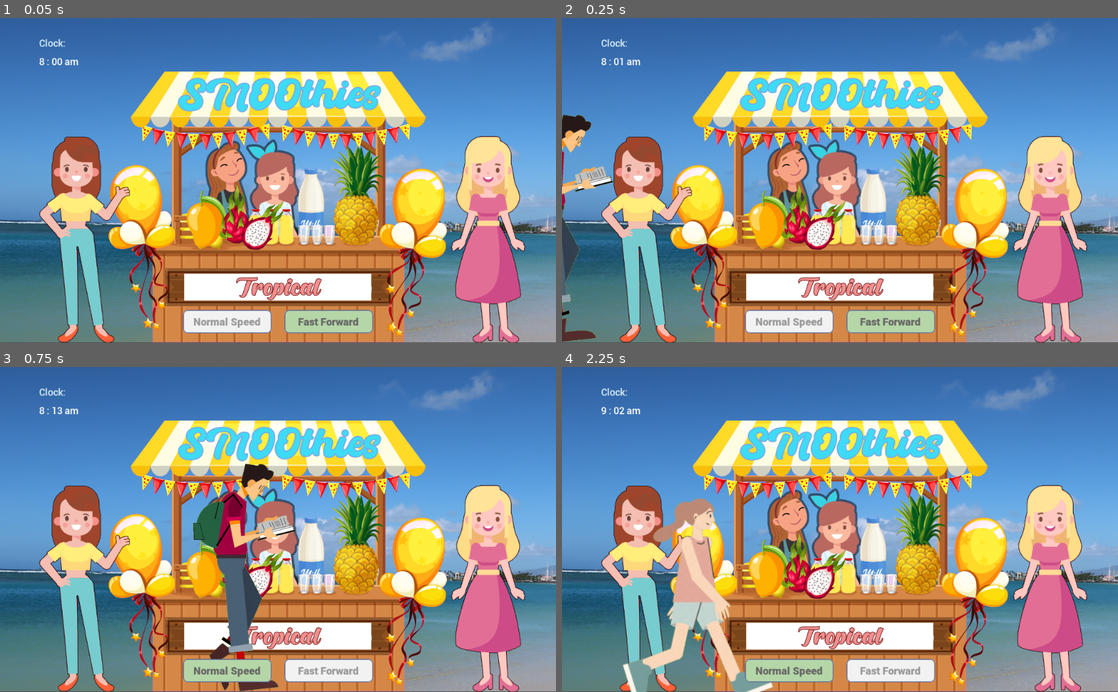
Above: before the commit, frames 1-4 (two rows, left to right).
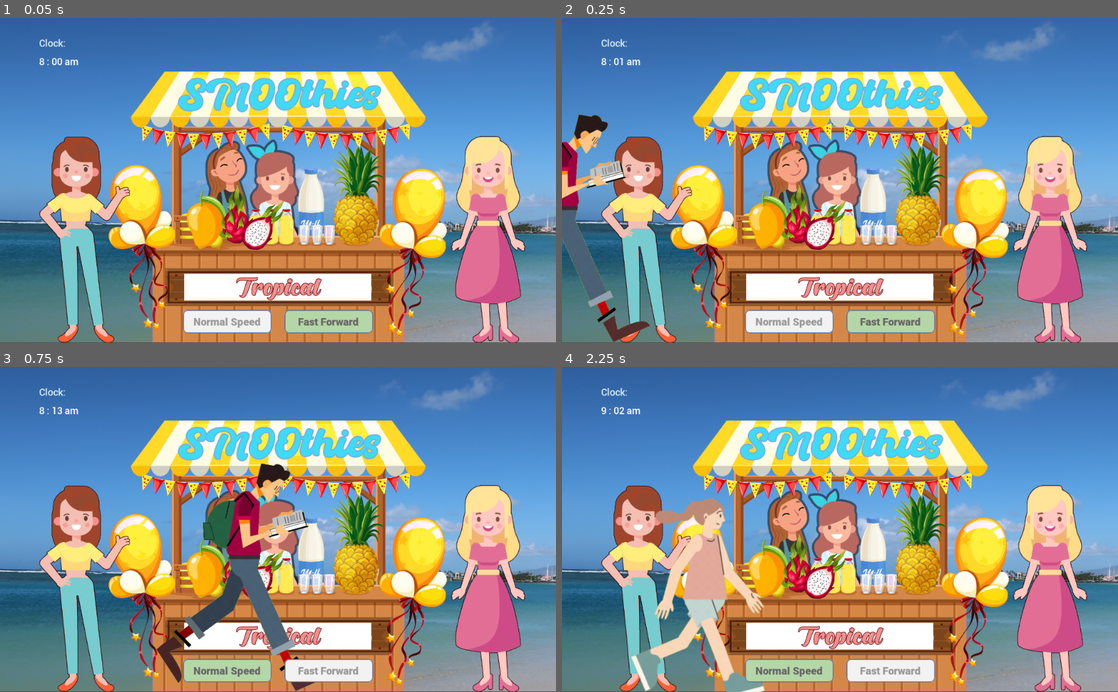
Above: after the commit, the same moments.

Repository: thepriscillawang/SMOOthies
Game: Godot game, scene res://Scenes/Simulation.tscn
Two runs of this game, one before a commit and one after it. Both use one fixed random seed, a clock stepped at 60 frames per second and the inputs below. This scene is started directly instead of the project's main scene. Sound files missing from this copy of the repository are replaced by a short silence.
Inputs (mouse positions are in pixels of both pictures, inside the frame that each line leads up to):
- Up to frame 1 (0.05 s): no input
- Up to frame 2 (0.25 s): no input
- Up to frame 3 (0.75 s): click (328, 672) at 0.5 s
- Up to frame 4 (2.25 s): click (789, 672) at 1.25 s; click (890, 672) at 2 s

Frame 1 is identical in both runs. In frame 2, 3.2% of the frame differs, in the area x 0-16%, y 29-100%; in frame 3, 6.2%, in the area x 28-57%, y 29-100%; in frame 4, 4.6%.
Error in both runs: Invalid operands 'Nil' and 'int' in operator '-'. (res://Scenes/Algorithm.gd:115)

Commit message:
changed population

Diff:
--- a/src/SMOOthies/Scenes/Global.gd
+++ b/src/SMOOthies/Scenes/Global.gd
@@ -65,20 +65,20 @@
 
 # a list of special events to generate from
 var _events = [
-	{event ="King Kamehameha Floral Parade", low = 200, high = 250 },
-	{event = "Prince Kuhio Festival", low = 200, high = 250},
-	{event = "Long Weekend", low = 100, high = 130},
-	{event = "Ironman Triathlon", low = 150, high = 170},
-	{event = "Honolulu Marathon", low = 150, high = 170},
-	{event = "Rainy Day", low = 40, high = 60},
-	{event = "Brown Water Advisory", low = 50, high = 70},
-	{event = "Normal Day", low = 70, high = 110},
-	{event = "Normal Day", low = 70, high = 110},
-	{event = "Normal Day", low = 70, high = 110},
-	{event = "Normal Day", low = 70, high = 110},
-	{event = "Normal Day", low = 70, high = 110},
-	{event = "Normal Day", low = 70, high = 110},
-	{event = "Normal Day", low = 70, high = 110}
+	{event ="King Kamehameha Floral Parade", low = 120, high = 200 },
+	{event = "Prince Kuhio Festival", low = 120, high = 200},
+	{event = "Long Weekend", low = 70, high = 90},
+	{event = "Ironman Triathlon", low = 100, high = 120},
+	{event = "Honolulu Marathon", low = 100, high = 120},
+	{event = "Rainy Day", low = 20, high = 40},
+	{event = "Brown Water Advisory", low = 30, high = 50},
+	{event = "Normal Day", low = 40, high = 70},
+	{event = "Normal Day", low = 40, high = 70},
+	{event = "Normal Day", low = 40, high = 70},
+	{event = "Normal Day", low = 40, high = 70},
+	{event = "Normal Day", low = 40, high = 70},
+	{event = "Normal Day", low = 40, high = 70},
+	{event = "Normal Day", low = 40, high = 70}
 ]
 
 var ingredient_events = [
--- a/src/SMOOthies/Scenes/Simulation.tscn
+++ b/src/SMOOthies/Scenes/Simulation.tscn
@@ -140,12 +140,14 @@
 position = Vector2( 168, 419.5 )
 scale = Vector2( 0.908571, 0.886667 )
 frames = SubResource( 5 )
+frame = 1
 playing = true
 
 [node name="Character_02" type="AnimatedSprite" parent="."]
 visible = false
 position = Vector2( 804, 395 )
 frames = SubResource( 6 )
+frame = 2
 speed_scale = 1.2
 playing = true
 
@@ -154,7 +156,6 @@
 position = Vector2( 655, 384.5 )
 scale = Vector2( 1.09714, 1.05111 )
 frames = SubResource( 7 )
-frame = 2
 speed_scale = 0.5
 playing = true
 
@@ -163,7 +164,6 @@
 position = Vector2( 343.5, 351 )
 scale = Vector2( 1.30571, 1.19111 )
 frames = SubResource( 8 )
-frame = 1
 playing = true
 
 [node name="FastForwardButton" type="TextureButton" parent="."]
